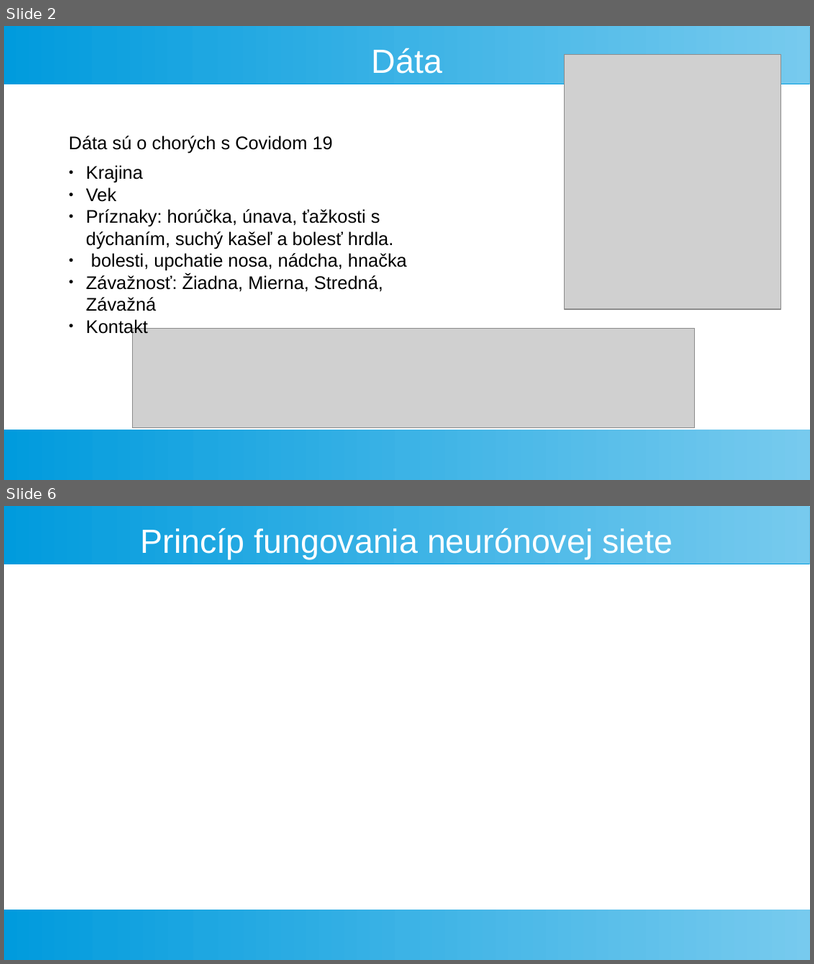
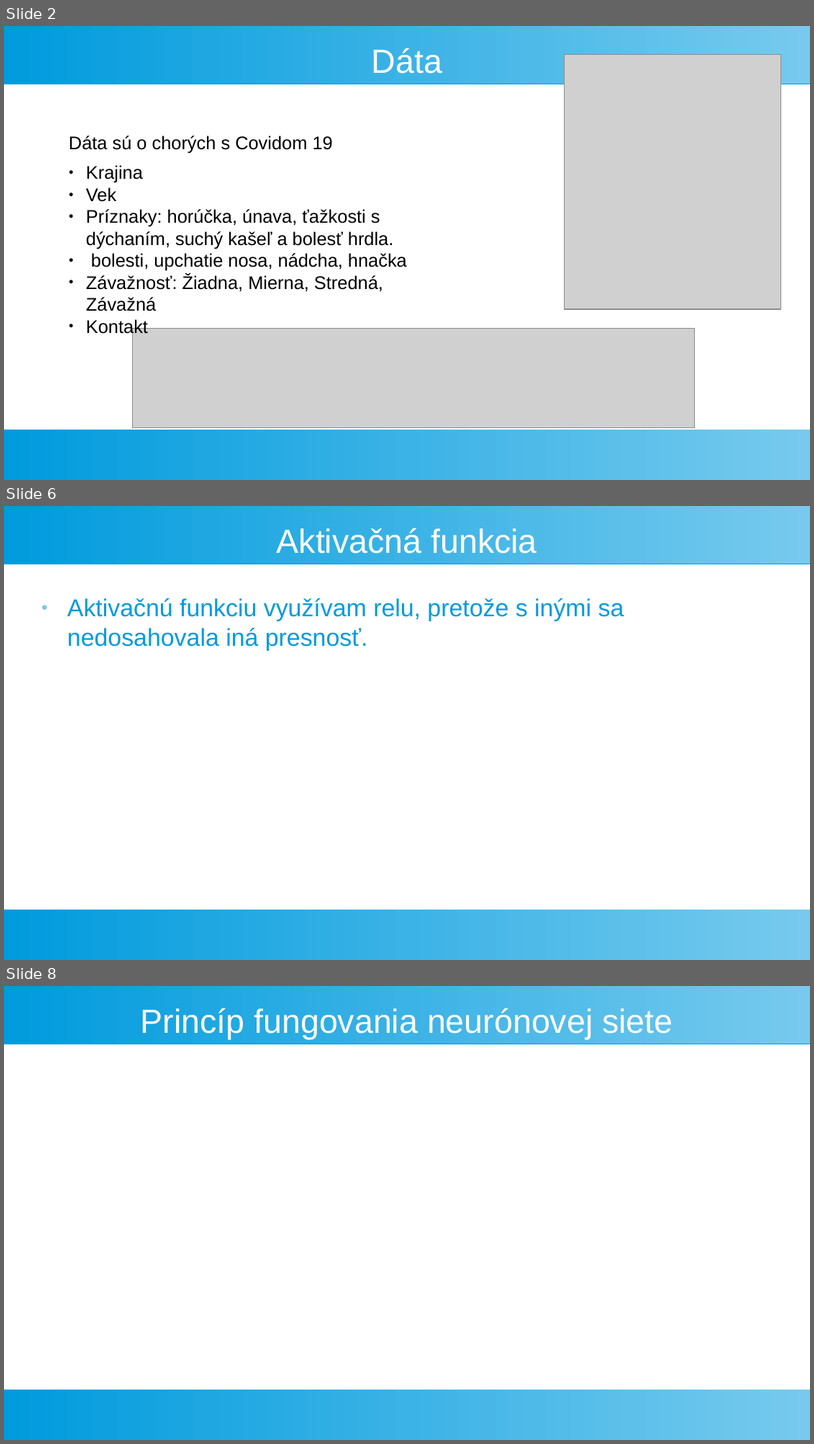
Before and after one commit to georgeob/Vlcak_NS2021, a slide deck: Prezentacia_NS.odp. Shown one above the other, each under a label of ours: slides 2 and 6 before the commit, slides 2, 6 and 8 after it; the slides between them are not shown. The pictures are 814x964 and 814x1444 pixels, drawn with LibreOffice and Linux fonts; fonts in the diff are those of the drawing; grey boxes stand for pictures. Boxes give left, top, right and bottom in pixels: in the first picture for what was removed or moved away, otherwise in the second. Text is boxed around its words. In the diff, an @@ line names an element or a change of style, - is before the commit and + after.

```diff
--- a/Prezentacia_NS.odp
+++ b/Prezentacia_NS.odp
@@ slide 6 added at (x1=4, y1=506, x2=810, y2=960), background #FFFFFF; not listed: 2 template elements that a slide beside it also shows @@
@@ title added at (x1=277, y1=528, x2=537, y2=554), 33 pt, text #FFFFFF @@
+Aktivačná funkcia
@@ text added at (x1=67, y1=598, x2=625, y2=651), 24 pt, text #009BDD @@
+● Aktivačnú funkciu využívam relu, pretože s inými sa nedosahovala iná presnosť.
@@ what was slide 6 is now slide 8 @@
```
Also in this commit, not shown: 2 slides changed, 2 other slides added, 3 slides removed.
